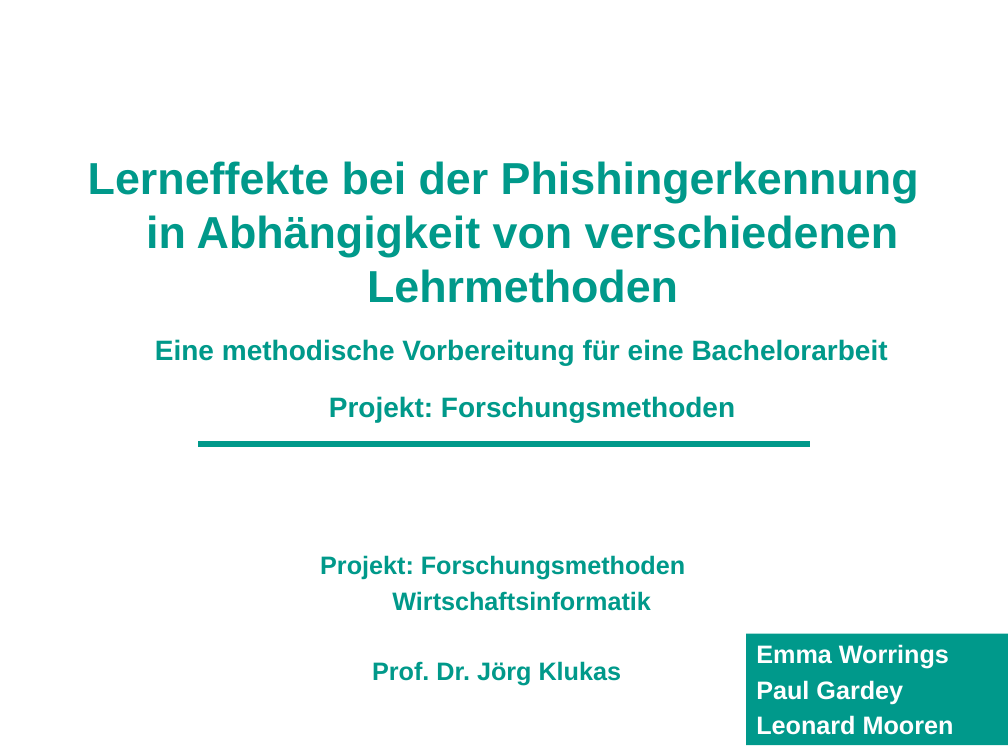
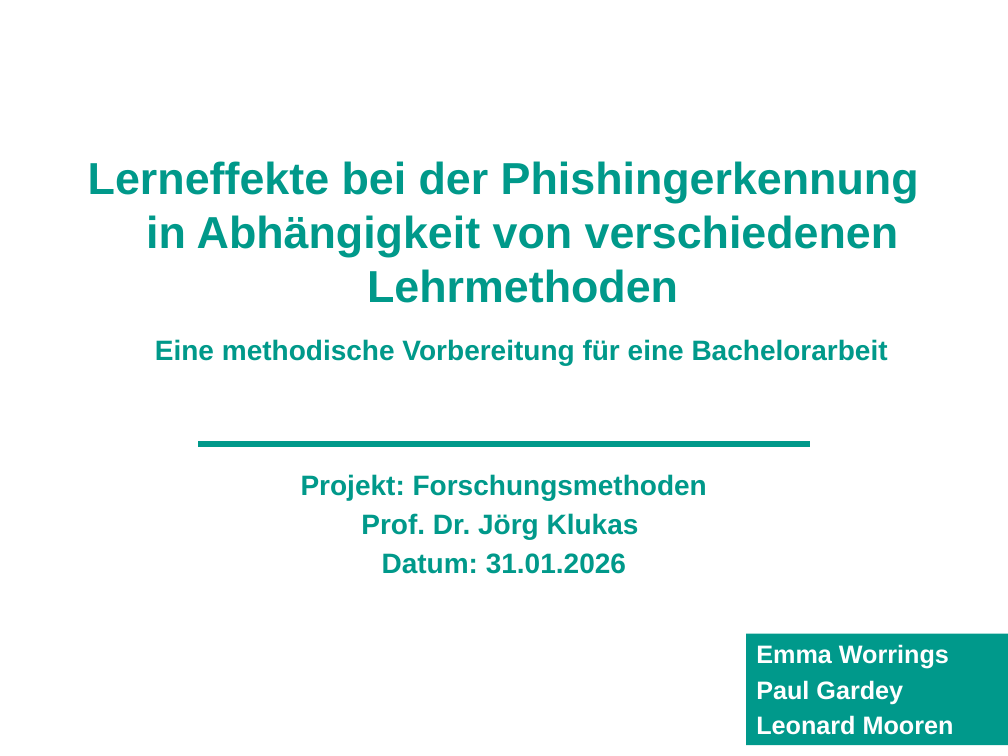
Before and after one commit to davinci05/ForschungsmethodenPPPUni, a slide deck: slide 1 of Forschungsmethoden.pptx. Drawn at 1008x756 pixels with LibreOffice and Linux fonts; fonts in the diff are those of the drawing; background and template pictures are left out. Boxes give left, top, right and bottom in pixels: in the first picture for what was removed or moved away, otherwise in the second. Text is boxed around its words. In the diff, an @@ line names an element or a change of style, - is before the commit and + after.

```diff
--- a/Forschungsmethoden.pptx
+++ b/Forschungsmethoden.pptx
@@ text "Projekt: Forschungsmethoden": place and size @@
-text "Projekt: Forschungsmethoden" at [329,396,735,422]
+text "Projekt: Forschungsmethoden" at [301,474,707,574]
@@ text at [361,513,639,574]: paragraphs added @@
+Prof. Dr. Jörg Klukas
+Datum: 31.01.2026
@@ text removed at [320,555,685,686] @@
-Projekt: Forschungsmethoden
-Wirtschaftsinformatik
-Prof. Dr. Jörg Klukas
```
Also in this commit, not shown: 12 other slides changed, 3 slides added, 1 other file.
